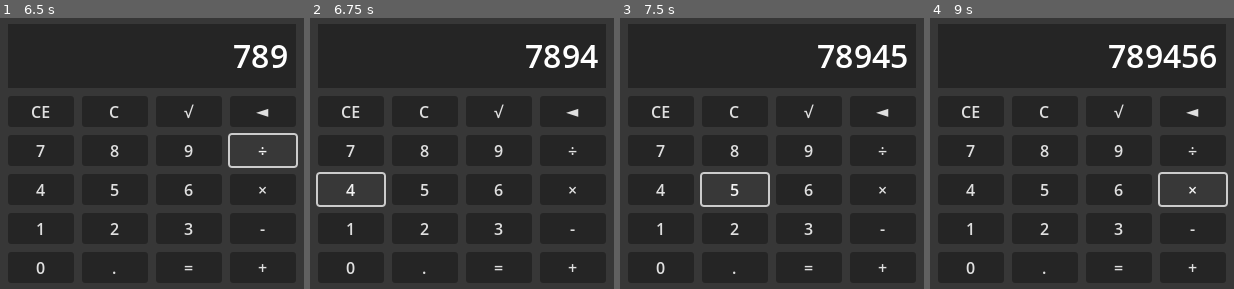
Above: before the commit, frames 1-4 (left to right).
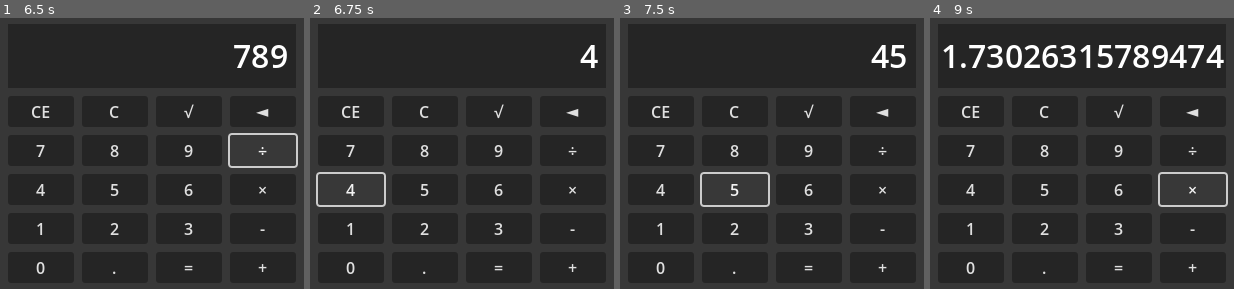
Above: after the commit, the same moments.

Repository: pmatos2000/godot_calculator
Game: Godot game, scene res://calculator.tscn
Same seed, same stepped clock (60 frames per second), same inputs: the game is played once before the commit and once after it.
Inputs:
- Up to frame 1 (6.5 s): click "CE" at 0.5 s; click "C" at 1.25 s; click "√" at 2 s; click "◄" at 2.75 s; click "7" at 3.5 s; click "8" at 4.25 s; click "9" at 5 s; click "÷" at 5.75 s
- Up to frame 2 (6.75 s): click "4" at 6.5 s
- Up to frame 3 (7.5 s): click "5" at 7.25 s
- Up to frame 4 (9 s): click "6" at 8 s; click "×" at 8.75 s

Frame 1 is identical in both runs. In frame 2, 0.7% of the frame differs, in the area x 71-89%, y 9-19%; in frame 3, 1.0%; in frame 4, 4.1%, in the area x 4-97%, y 9-19%.

Commit message:
Operador binario e de igualdade

Diff:
--- a/calculator.gd
+++ b/calculator.gd
@@ -8,17 +8,21 @@
 var display: Label
 
 enum IdNumero { Primeiro, Segundo}
+
 var id_numero_atual := IdNumero.Primeiro
 
 var lista_numeros: Array[String] = ["0", "0"]
+var operador_binario := ""
+var apagar_numero := false
 
 func _atualizar_numero(novo_numero: String, id: IdNumero) ->  void:
 	lista_numeros[id] = novo_numero
 	display.text = novo_numero
 
 func _add_digito(digito: String) -> void:
-	if lista_numeros[id_numero_atual] == "0":
+	if lista_numeros[id_numero_atual] == "0" or apagar_numero == true:
 		_atualizar_numero(digito, id_numero_atual)
+		apagar_numero = false
 	else:
 		var novo_numero := lista_numeros[id_numero_atual] + digito
 		_atualizar_numero(novo_numero, id_numero_atual)
@@ -33,6 +37,38 @@
 		var novo_numero = lista_numeros[id_numero_atual] + "."
 		_atualizar_numero(novo_numero, id_numero_atual)
 
+func _executar_operacao_binaria_salva() -> String:
+	var resultado := 0.0
+	match operador_binario:
+		"Somar":
+			resultado = lista_numeros[0].to_float() + lista_numeros[1].to_float()
+		"Subtrair":
+			resultado = lista_numeros[0].to_float() - lista_numeros[1].to_float()
+		"Multiplicar":
+			resultado = lista_numeros[0].to_float() * lista_numeros[1].to_float()
+		"Dividir":
+			resultado = lista_numeros[0].to_float() / lista_numeros[1].to_float()
+	return str(resultado)
+
+func _executar_operador_binario(operador: String) -> void:
+	if id_numero_atual == IdNumero.Primeiro:
+		id_numero_atual = IdNumero.Segundo
+		operador_binario = operador
+	else:
+		var resultado := _executar_operacao_binaria_salva()
+		operador_binario = operador
+		apagar_numero = true
+		lista_numeros[0] = resultado
+		_atualizar_numero(resultado, id_numero_atual)
+
+func _executar_igualdade() -> void:
+	if operador_binario != "":
+		var resultado := _executar_operacao_binaria_salva()
+		operador_binario = ""
+		apagar_numero = true
+		id_numero_atual = IdNumero.Primeiro
+		_atualizar_numero(resultado, id_numero_atual)
+
 func _botao_pressionado(botao_name: String) -> void:
 	match botao_name:
 		"0", "1", "2", "3", "4", "5", "6", "7", "8", "9":
@@ -41,6 +77,10 @@
 			_apagar_digito()
 		"Ponto":
 			_add_ponto()
+		"Dividir", "Multiplicar", "Subtrair", "Somar":
+			_executar_operador_binario(botao_name)
+		"Igual":
+			_executar_igualdade()
 
 func _ready() -> void:
 	display = get_tree().get_first_node_in_group(NAME_GROUP_DISPLAY)
